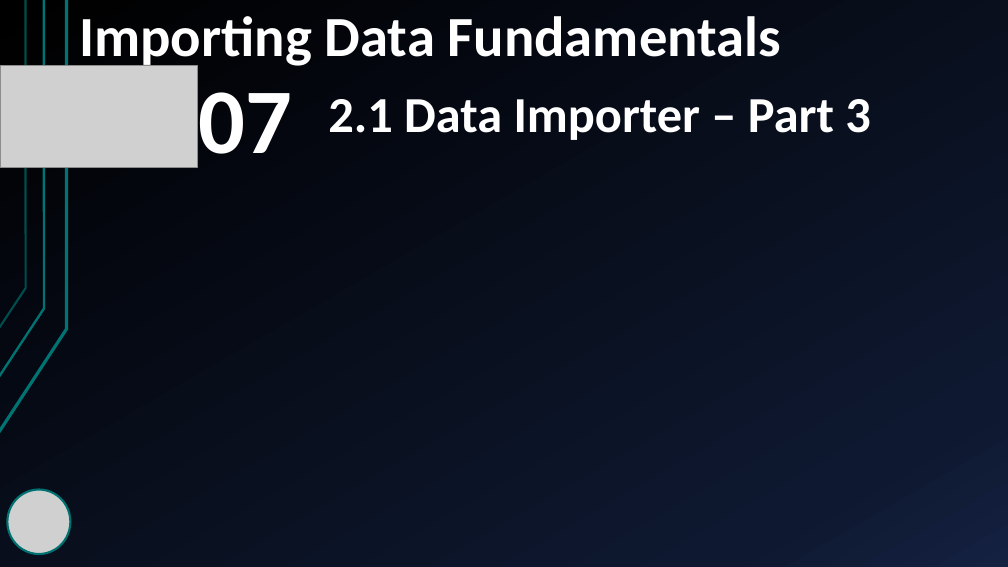
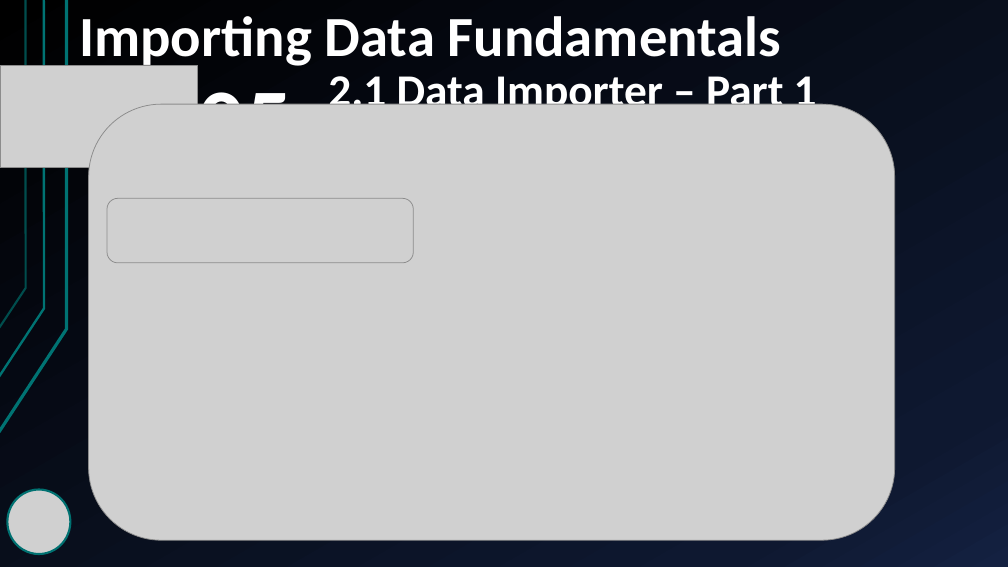
Before and after one commit to yasenstar/learn_graphdb, a slide deck: slide 6 of neo4j/import_data_fundamentals/Importing_Data_Fundamentals.pptx (slide 8 before the commit). Drawn at 1008x567 pixels with LibreOffice and Linux fonts; fonts in the diff are those of the drawing; grey boxes stand for pictures. Boxes give left, top, right and bottom in pixels: in the first picture for what was removed or moved away, otherwise in the second. Text is boxed around its words. In the diff, an @@ line names an element or a change of style, - is before the commit and + after.

```diff
--- a/neo4j/import_data_fundamentals/Importing_Data_Fundamentals.pptx
+++ b/neo4j/import_data_fundamentals/Importing_Data_Fundamentals.pptx
@@ text at [198,76,292,105]: text changed @@
-07
+05
@@ title at [328,68,817,117]: text changed; size 48 to 43.2 pt @@
-2.1 Data Importer – Part 3
+2.1 Data Importer – Part 1 (cont.)
@@ picture added at [88,104,895,541] @@
@@ picture added at [107,198,413,262] @@
```
Also in this commit, not shown: 2 other slides changed, 4 slides added, 3 other files.
